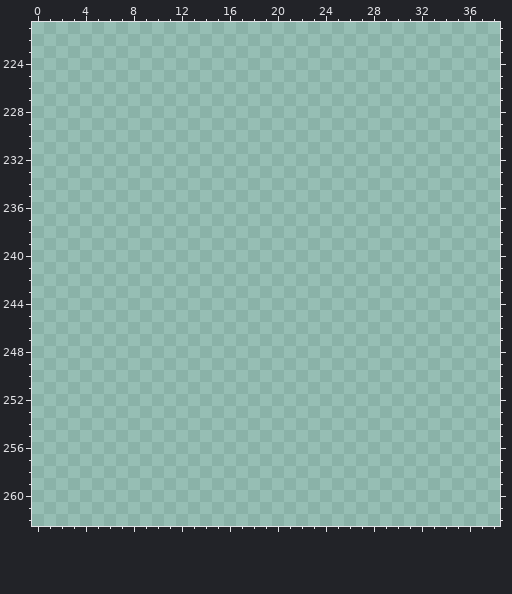
File history of a pixel-art file, aseprite/ground.aseprite. The picture above was drawn from the file before the commit.
1000x1000 pixels, 1 frame. Pixels under 10% opacity are left out. Colours within 5 levels of each other are drawn and written as one. Shown: x 0..38, y 221..262.
Palette (. is transparent): 
After the commit:
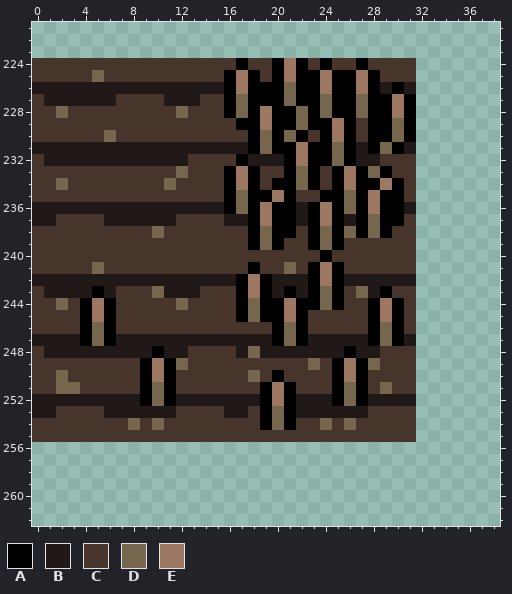
Colours new in this view: A #000000  B #211818  C #47352c  D #77664e  E #9c7761
The exact change:
Changed rows in their new state; - is an unchanged pixel.
first column x 0:
224 CCCCCCCCCCCCCCCCCACCAEACACCACCCC
225 CCCCCDCCCCCCCCCCAEACAEAAEAAEACCC
226 BBBBBBBBBBBBBBBBAEAAADAAEAAEABAB
227 CBBBBBBCCCCBBBCCADAAADAADAADAAEA
228 CCDCCCCCCCCCDCCCADAEAADADAADAAEA
229 CCCCCCCCCCCCCCCCCAAEAADAAEACAADA
230 CCCCCCDCCCCCCCCCCCADADACAEACAADA
231 BBBBBBBBBBBBBBBBBBADAAEAADABADAB
232 CBBBBBBBBBBBBCCCCABBBAEAADABBCCC
233 CCCCCCCCCCCCDCCCAEACCADACAEADACC
234 CCDCCCCCCCCDCCCCAEACAADACAEAAEAC
235 CCCCCCCCCCCCCCCCADAAEACCAADAEAAC
236 BBBBBBBBBBBBBBBBADAEAABAEADAEAAB
237 BBCCCCBBBBBBCCCCBBAEAABAEABADAAC
238 CCCCCCCCCCDCCCCCCCADAACADADADACC
239 CCCCCCCCCCCCCCCCCCADACCADACCCCCC
240 CCCCCCCCCCCCCCCCCCCCCCCCACCCCCCC
241 CCCCCDCCCCCCCCCCCCACCDCAEACCCCCC
242 BBBBBBBBBBBBBBBBBAEABBBAEABBBBBB
243 CBBBBABCCCDBBBCCCAEABABADACDBACC
244 CCDCAEACCCCCDCCCCADAAEAADACCAEAC
245 CCCCAEACCCCCCCCCCADAAEACCCCCAEAC
246 CCCCADACCCCCCCCCCCCCADACCCCCADAC
247 BBBBADABBBBBBBBBBBBBADABBBBBADAB
248 CBBBBBBBBBABBCCCCBDBBBBBBBABBCCC
249 CCCCCCCCCAEADCCCCCCCCCCDCAEADCCC
250 CCDCCCCCCAEACCCCCCDCACCCCAEACCCC
251 CCDDCCCCCADACCCCCCCAEACCCADACDCC
252 BBBBBBBBBADABBBBBBBAEABBBADABBBB
253 BBCCCCBBBBBBCCCCBBCADABBBBBBCCCC
254 CCCCCCCCDCDCCCCCCCCADACCDCDCCCCC
255 CCCCCCCCCCCCCCCCCCCCCCCCCCCCCCCC
